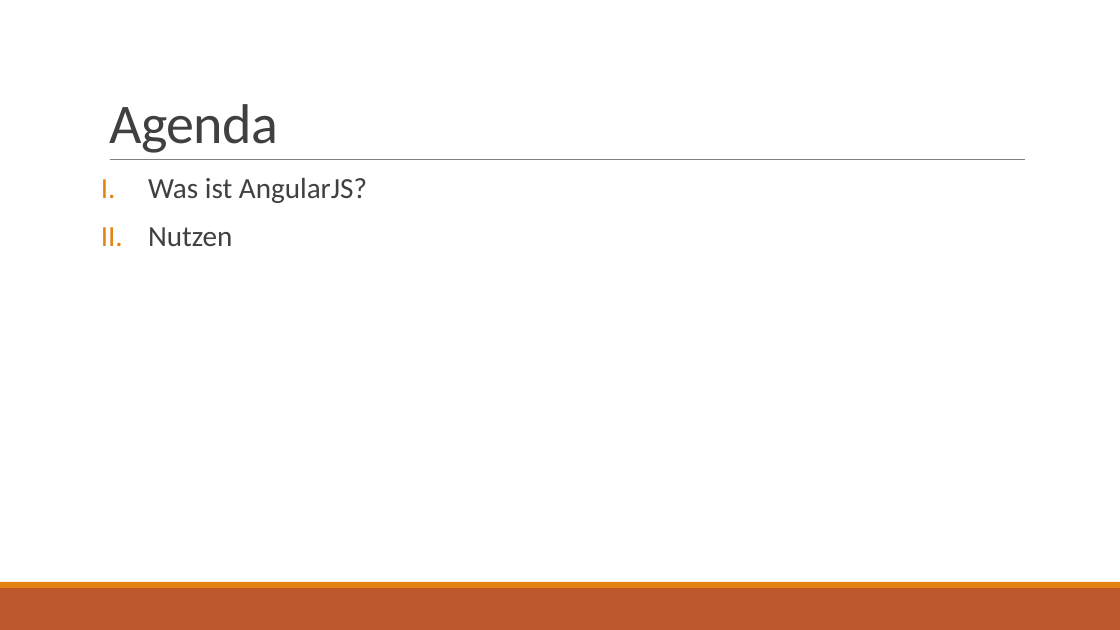
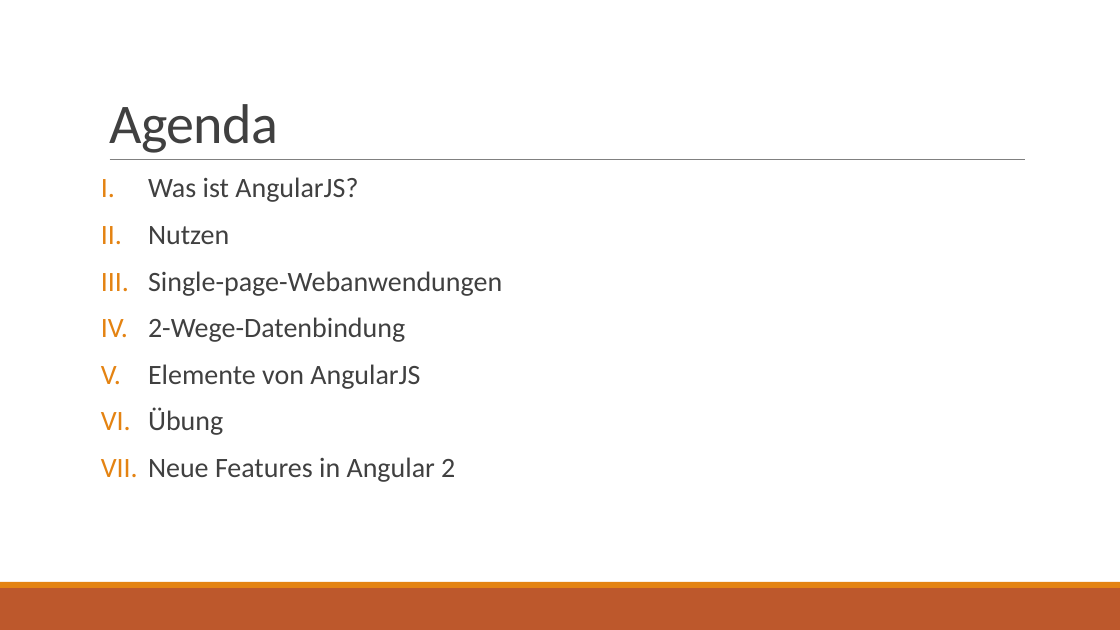
Before and after one commit to ptreyer/AngularJS, a slide deck: slide 2 of presentation/AngularJS.pptx (slide 3 before the commit). Drawn at 1120x630 pixels with LibreOffice and Linux fonts; fonts in the diff are those of the drawing. Boxes give left, top, right and bottom in pixels: in the first picture for what was removed or moved away, otherwise in the second. Text is boxed around its words. In the diff, an @@ line names an element or a change of style, - is before the commit and + after.

```diff
--- a/presentation/AngularJS.pptx
+++ b/presentation/AngularJS.pptx
@@ text at box(148, 177, 358, 244): size 25 to 24 pt in "Was ist AngularJS?", "Nutzen" @@
@@ text at box(148, 271, 502, 482): paragraphs added @@
+III. Single-page-Webanwendungen
+IV. 2-Wege-Datenbindung
+V. Elemente von AngularJS
+VI. Übung
+VII. Neue Features in Angular 2
```
Also in this commit, not shown: 5 other slides changed, 16 slides added, 4 slides removed, 1 other file.
